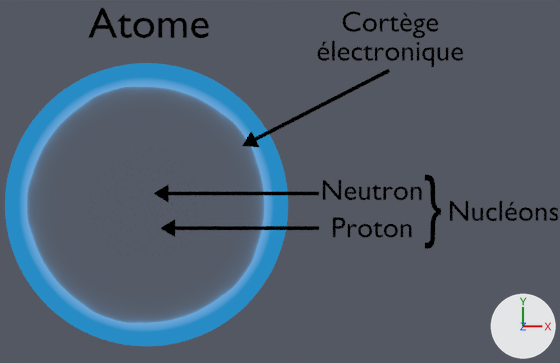
Renders of the Blender file images/atomes/atome_legende.blend from each side of a commit.
Before and after are seen from the file's camera 'Camera'. The axes (+X, +Y, +Z) are drawn at lower right. The lights are the same throughout. Text is drawn in Blender's own font.

Objects in the first picture: '1S', 'Fleche', 'Fleche.001', 'Fleche.002', 'Particules', 'Text', 'Text.001', 'Text.002', 'Text.003', 'Text.004', 'Text.005'.
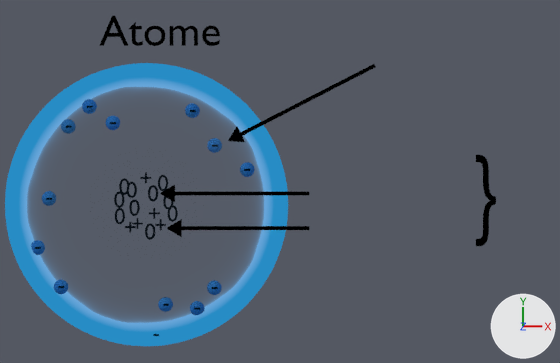
Edits to the bpy script that builds the scene:
```text
Change mat_electron:
    mat_electron.base_color: (0.00279, 0.249, 0.8) -> (0.00186, 0.104, 0.321)  # blue #0989e7 -> blue #065b9a
Change me_plane_002:
    where me_plane_002.from_pydata(...)  # 22 vertices, 11 faces; spans x -0.11..0.11, y -1.76..0.18, z 0.0
    used by ob_fleche_001; location = (0.99, -0.81, 7.28); rotation_euler = (0.0, 0.0, 1.571), in degrees (0, 0, 90); scale = (2.82, 2.82, 2.82)
    me_plane_002 part 1
    me_plane_002.vertices[20].co: (-0.02, -1.76, 0.0) -> (-0.02, -1.56, 0.0)  # pixel (319, 230) -> pixel (309, 230)
    me_plane_002.vertices[21].co: (0.02, -1.76, 0.0) -> (0.02, -1.56, 0.0)  # pixel (319, 226) -> pixel (309, 226)
Change ob_fleche:
    ob_fleche.location: (0.76, 0.39, 7.28) -> (0.98, 0.39, 7.28)
Change ob_fleche_001:
    ob_fleche_001.location: (0.99, -0.81, 7.28) -> (1.21, -0.81, 7.28)
Change ob_fleche_002:
    ob_fleche_002.location: (3.75, 2.26, 13.11) -> (3.26, 2.43, 13.11)
Remove ob_text:
    ob_text = bpy.data.objects.new('Text', txt_text)
Remove ob_text_001:
    ob_text_001 = bpy.data.objects.new('Text.001', txt_text_001)
Remove ob_text_002:
    ob_text_002 = bpy.data.objects.new('Text.002', txt_text_002)
Remove ob_text_003:
    ob_text_003 = bpy.data.objects.new('Text.003', txt_text_003)
Change ob_text_004:
    ob_text_004.location: (9.54, -0.94, 0.0) -> (11.3, -0.73, 0.0)
    ob_text_004.scale: (1.98, 2.72, 2.72) -> (2.44, 3.36, 3.36)
Remove ob_text_005:
    ob_text_005 = bpy.data.objects.new('Text.005', txt_text_005)
Add ob_elec_010:
    ob_elec_010 = bpy.data.objects.new('Elec.010', me_text_011)  # 565 vertices, 593 faces; spans x -0.157..0.476, y -0.059..0.574, z -0.684..0.0; in mat_ligne (black #000000), mat_electron (blue #065b9a)
    ob_elec_010.location = (-3.08, -3.04, -1.98)
    ob_elec_010.scale = (0.8, 0.8, 0.8)
Add ob_elec_009:
    ob_elec_009 = bpy.data.objects.new('Elec.009', me_text_011.copy())
    ob_elec_009.location = (-3.49, 0.01, -1.98)
    ob_elec_009.scale = (0.8, 0.8, 0.8)
Add ob_elec_008:
    ob_elec_008 = bpy.data.objects.new('Elec.008', me_text_011.copy())
    ob_elec_008.location = (0.53, -3.64, -2.17)
    ob_elec_008.scale = (0.8, 0.8, 0.8)
Add ob_elec:
    ob_elec = bpy.data.objects.new('Elec', me_text_011.copy())
    ob_elec.location = (-2.1, 3.18, -2.29)
    ob_elec.scale = (0.8, 0.8, 0.8)
Add ob_elec_007:
    ob_elec_007 = bpy.data.objects.new('Elec.007', me_text_011.copy())
    ob_elec_007.location = (1.62, -3.78, -2.29)
    ob_elec_007.scale = (0.8, 0.8, 0.8)
Add ob_elec_006:
    ob_elec_006 = bpy.data.objects.new('Elec.006', me_text_011.copy())
    ob_elec_006.location = (-3.88, -1.68, -2.29)
    ob_elec_006.scale = (0.8, 0.8, 0.8)
Add ob_elec_005:
    ob_elec_005 = bpy.data.objects.new('Elec.005', me_text_011.copy())
    ob_elec_005.location = (3.34, 1.0, -2.29)
    ob_elec_005.scale = (0.8, 0.8, 0.8)
Add ob_elec_004:
    ob_elec_004 = bpy.data.objects.new('Elec.004', me_text_011.copy())
    ob_elec_004.location = (1.45, 3.04, -2.29)
    ob_elec_004.scale = (0.8, 0.8, 0.8)
Add ob_elec_003:
    ob_elec_003 = bpy.data.objects.new('Elec.003', me_text_011.copy())
    ob_elec_003.location = (2.21, -3.07, -1.98)
    ob_elec_003.scale = (0.8, 0.8, 0.8)
Add ob_elec_001:
    ob_elec_001 = bpy.data.objects.new('Elec.001', me_text_011.copy())
    ob_elec_001.location = (2.22, 1.84, -3.99)
    ob_elec_001.scale = (0.8, 0.8, 0.8)
Add ob_elec_002:
    ob_elec_002 = bpy.data.objects.new('Elec.002', me_text_011.copy())
    ob_elec_002.location = (-2.82, 2.49, 0.29)
    ob_elec_002.scale = (0.8, 0.8, 0.8)
Add ob_text_026:
    ob_text_026 = bpy.data.objects.new('Text.026', me_text_011.copy())
    ob_text_026.location = (-1.29, 2.62, 3.76)
    ob_text_026.scale = (0.8, 0.8, 0.8)
Add ob_atome:
    ob_atome = bpy.data.objects.new('Atome', txt_text_002)
    ob_atome.location = (-1.63, 5.49, 0.0)
    ob_atome.scale = (1.5, 1.5, 1.5)
```

Changed parts and their boxes [x1, y1, x2, y2] in the pictures (560 x 363 px; the box of a moved part takes in the faces that stretch with it):
'Text.005', deleted (black)
    before: [318, 11, 463, 67]
'Fleche.002', moved
    before: [242, 69, 390, 147]
    after: [228, 64, 376, 142]
'Text.002', deleted (black)
    before: [88, 8, 209, 38]
'Atome', added (black)
    after: [99, 16, 220, 46]
'Text.004', moved, rescaled (24% wider, 23% taller)
    before: [425, 175, 441, 249]
    after: [476, 155, 496, 246]
'Fleche.001', reshaped, moved (10% narrower)
    before: [161, 220, 319, 237]
    after: [167, 219, 309, 237]
'Text.003', deleted (black)
    before: [450, 201, 558, 221]
'Fleche', moved
    before: [154, 184, 319, 202]
    after: [160, 185, 309, 202]
'Text', deleted (black)
    before: [323, 180, 422, 200]
'Text.001', deleted (black)
    before: [333, 217, 412, 237]
'Elec', added
    after: [82, 99, 97, 114]
'Elec.002', added
    after: [61, 119, 76, 134]
'Elec.004', added
    after: [185, 103, 200, 118]
'Elec.001', added
    after: [207, 138, 222, 153]
'Elec.003', added
    after: [207, 280, 222, 295]
'Elec.008', added
    after: [158, 297, 173, 312]
'Elec.005', added
    after: [240, 162, 255, 177]
'Elec.010', added
    after: [54, 280, 68, 294]
'Text.026', added
    after: [106, 116, 120, 130]
'Elec.009', added
    after: [42, 191, 56, 206]
'Elec.007', added
    after: [190, 301, 205, 315]
'Elec.006', added
    after: [31, 240, 45, 255]
part 1 of me_plane_002, moved or reshaped
    before: [268, 226, 319, 230]
    after: [274, 226, 309, 230]
